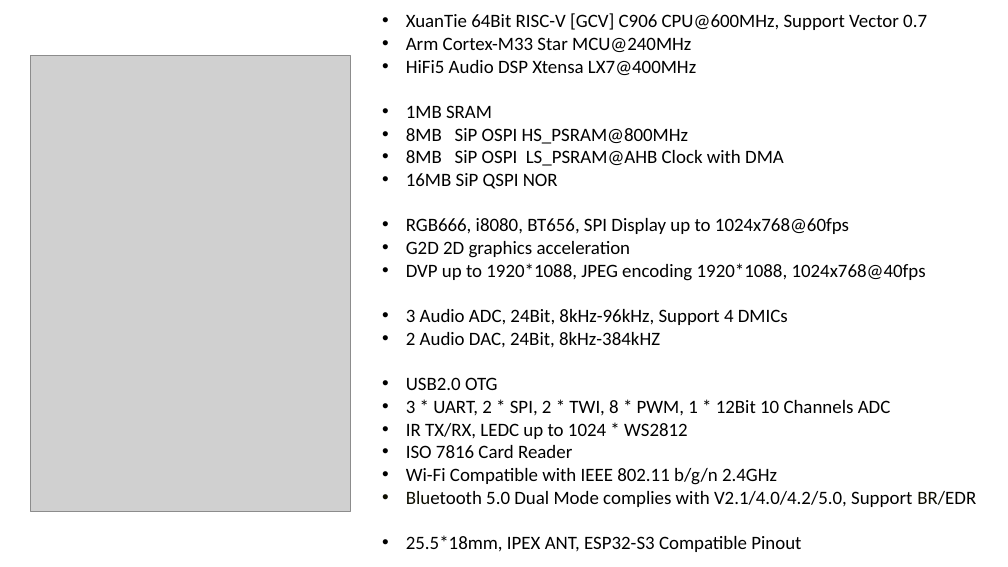
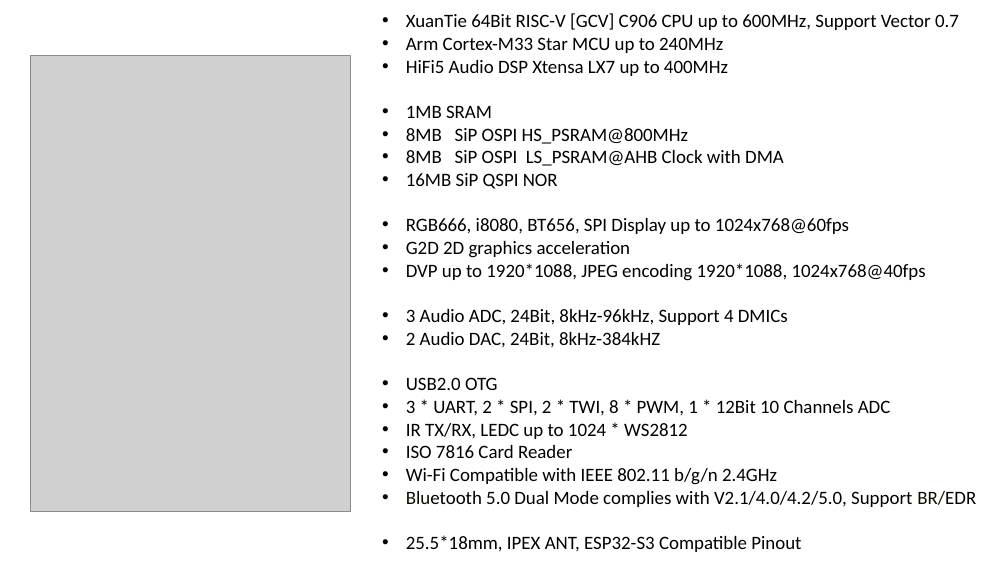
Before and after one commit to YuzukiHD/R128Module, a slide deck: slide 2 of docs/assets/info/R128.pptx. Drawn at 1008x567 pixels with LibreOffice and Linux fonts; fonts in the diff are those of the drawing; grey boxes stand for pictures. Boxes give left, top, right and bottom in pixels: in the first picture for what was removed or moved away, otherwise in the second. Text is boxed around its words. In the diff, an @@ line names an element or a change of style, - is before the commit and + after.

Commit message:
[docs] update r128 ppt

```diff
--- a/docs/assets/info/R128.pptx
+++ b/docs/assets/info/R128.pptx
@@ text at [406,13,959,76]: text changed @@
-• XuanTie 64Bit RISC-V [GCV] C906 CPU@600MHz, Support Vector 0.7
-• Arm Cortex-M33 Star MCU@240MHz
-• HiFi5 Audio DSP Xtensa LX7@400MHz
+• XuanTie 64Bit RISC-V [GCV] C906 CPU up to 600MHz, Support Vector 0.7
+• Arm Cortex-M33 Star MCU up to 240MHz
+• HiFi5 Audio DSP Xtensa LX7 up to 400MHz
```
